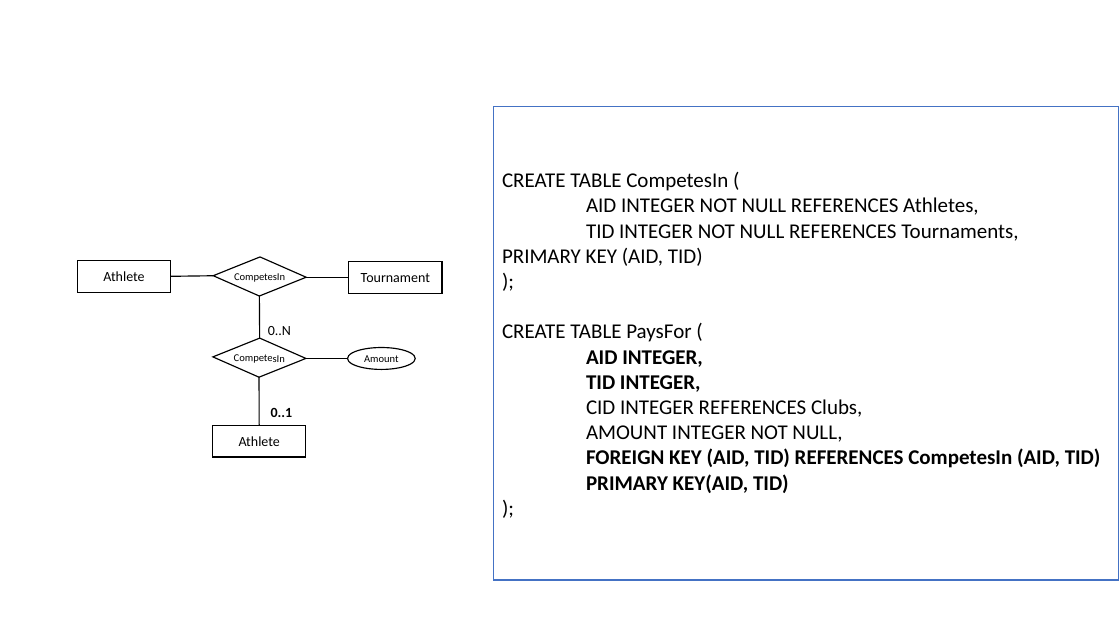
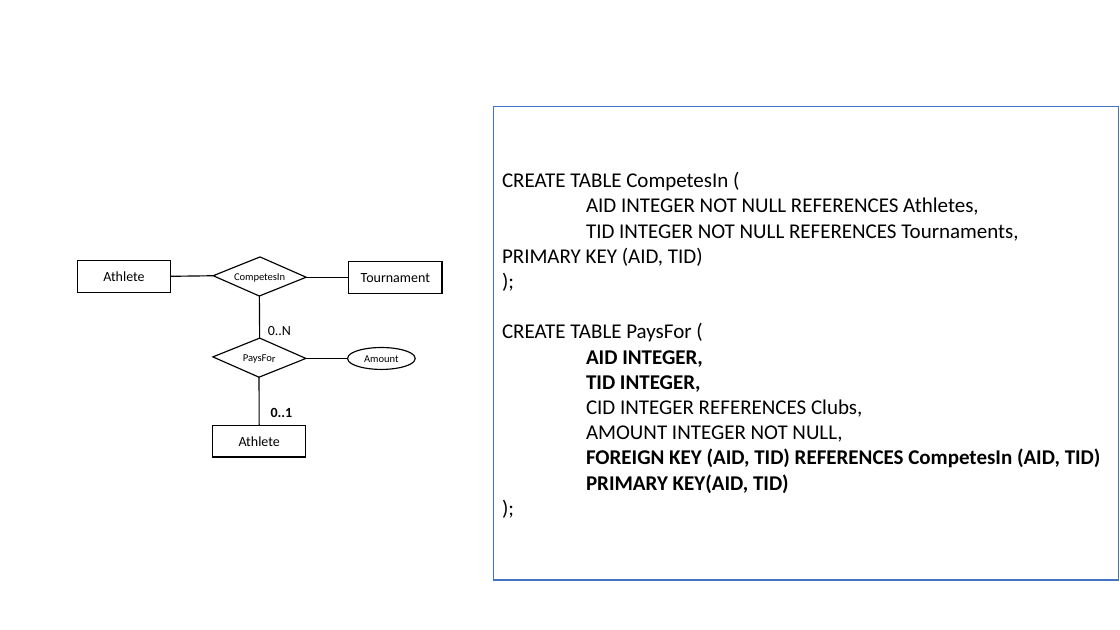
Before and after one commit to philipburleigh/db_halvfabrikata, a slide deck: slide 13 of er_diagram/er_diagram_template.pptx. Drawn at 1120x630 pixels with LibreOffice and Linux fonts; fonts in the diff are those of the drawing. Boxes give left, top, right and bottom in pixels: in the first picture for what was removed or moved away, otherwise in the second. Text is boxed around its words. In the diff, an @@ line names an element or a change of style, - is before the commit and + after.

```diff
--- a/er_diagram/er_diagram_template.pptx
+++ b/er_diagram/er_diagram_template.pptx
@@ text in diamond at [243,354,276,363]: text changed @@
-CompetesIn
+PaysFor
```
Also in this commit, not shown: 2 other slides changed, 4 other files.
